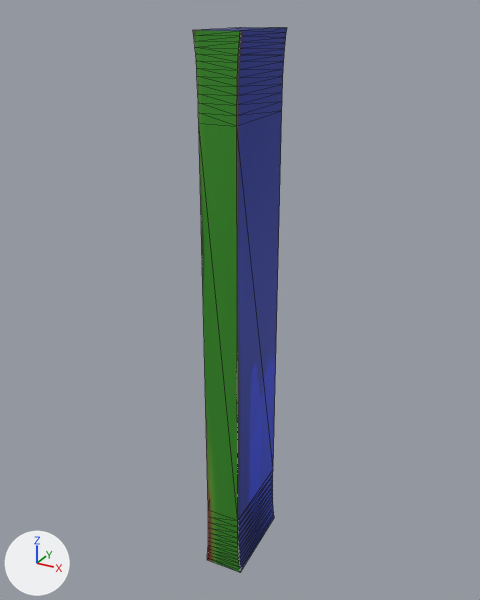
Before and after pictures for a commit that changed the glTF model i.glb.
Camera for both pictures: a camera (50 mm lens) standing at (0.304, -0.565, 0.621) and looking at (-0.006, 0.0, 0.338). The axes (+X, +Y, +Z) are drawn at lower left. The lights are the same throughout. Mesh edges are drawn as thin lines. Where no turn or scale is listed for an object, it has been applied to the vertices.

The first picture shows 'Text'.
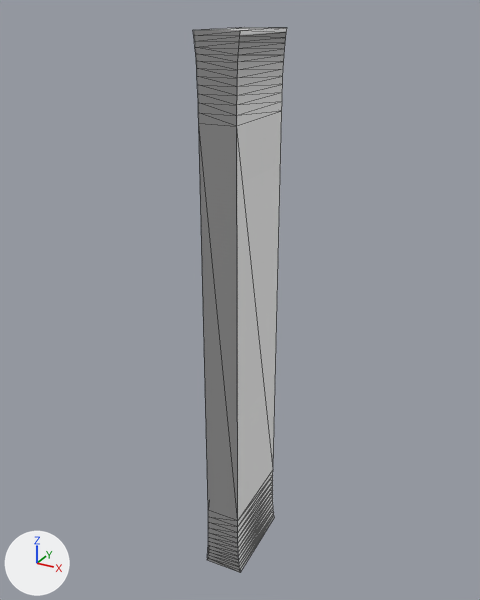
Changed parts and their boxes [x1, y1, x2, y2] in the pictures (480 x 600 px):
'Text', surface changed: [193, 27, 287, 572] in both

Diff of the bpy script that builds the scene:
```diff
--- a/i.glb.py
+++ b/i.glb.py
@@ img_uv_do_i2_png @@
+img_uv_do_i2_png = load_image('uv do i2.png', '_unpacked/uv_do_i2.png', 1024, 1024, 'sRGB')
@@ mat_material_001 @@
 mat_material_001 = bpy.data.materials.new('Material.001')
-# nodes: BsdfPrincipled, Mix, OutputMaterial, TexImage
-# colours: white #e7e7e7
-# uses the picture img_uv_do_i_png
+# nodes: BsdfPrincipled, OutputMaterial, TexImage
+# uses the picture img_uv_do_i2_png
```
